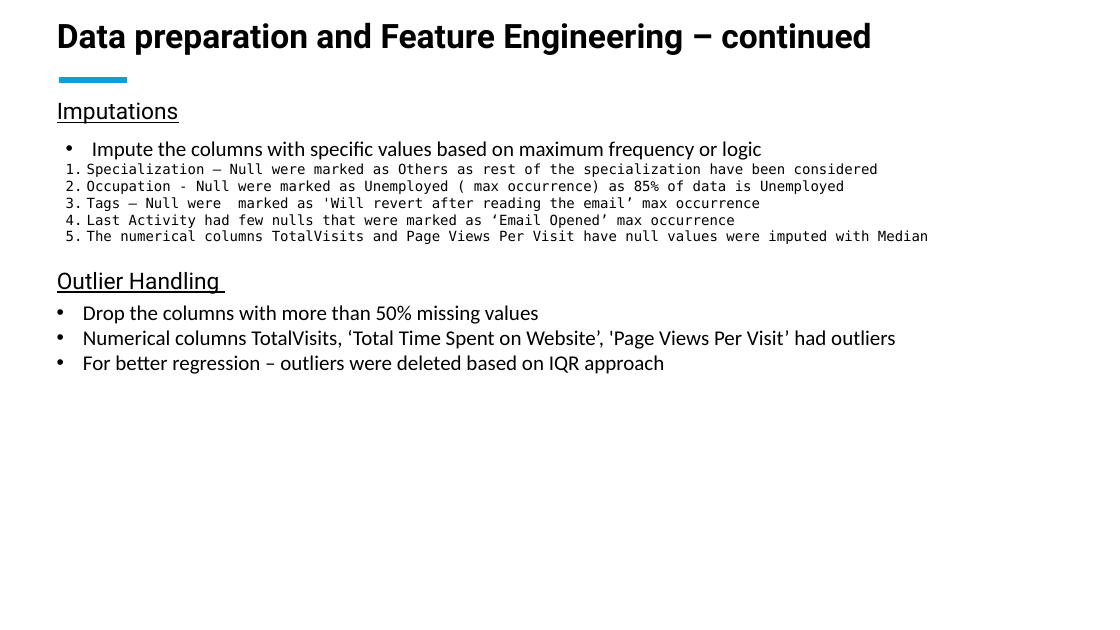
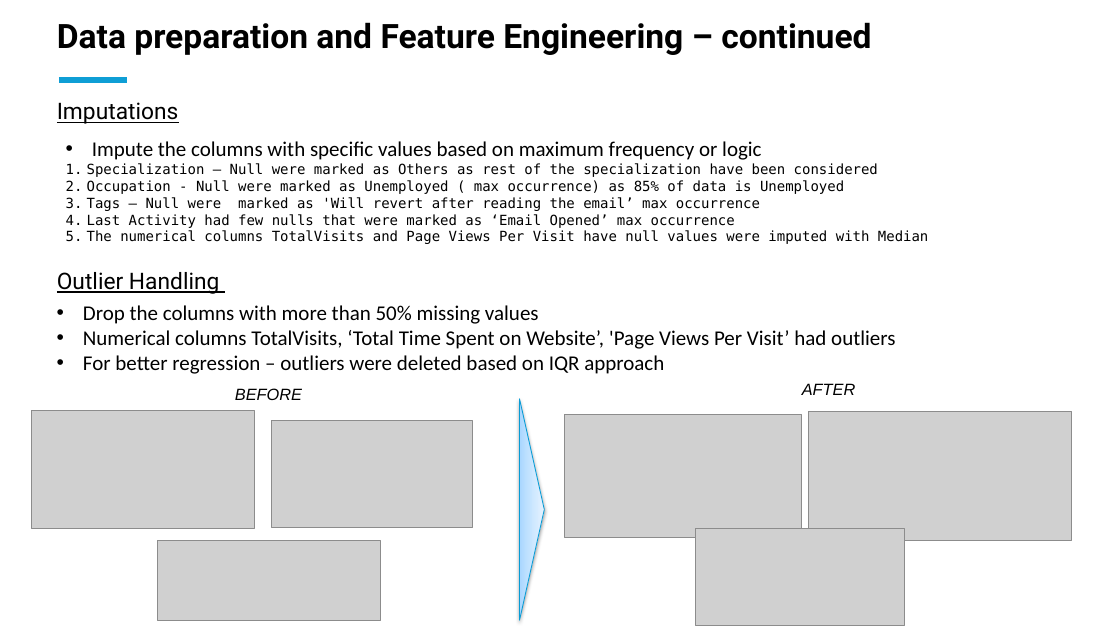
Before and after one commit to arsudwnall/LeadScoringAssignment_WAN, a slide deck: slide 5 of Presentation of Case Study.pptx. Drawn at 1120x630 pixels with LibreOffice and Linux fonts; fonts in the diff are those of the drawing; grey boxes stand for pictures. Boxes give left, top, right and bottom in pixels: in the first picture for what was removed or moved away, otherwise in the second. Text is boxed around its words. In the diff, an @@ line names an element or a change of style, - is before the commit and + after.

```diff
--- a/Presentation of Case Study.pptx
+++ b/Presentation of Case Study.pptx
@@ text added at bbox=[235, 388, 302, 400], 14 pt, text #000000, italic @@
+BEFORE
@@ text added at bbox=[802, 383, 856, 395], 14 pt, text #000000, italic @@
+AFTER
@@ picture added at bbox=[32, 411, 255, 529] @@
@@ triangle added at bbox=[520, 399, 544, 620], fill gradient #A9D7FF to #C2E2FF to #E8F4FF, outline #0A9DD5 0.75 pt @@
@@ picture added at bbox=[565, 415, 802, 538] @@
@@ picture added at bbox=[809, 412, 1072, 541] @@
@@ picture added at bbox=[272, 421, 473, 528] @@
@@ picture added at bbox=[695, 528, 904, 625] @@
@@ picture added at bbox=[158, 540, 381, 620] @@
```
Also in this commit, not shown: 1 other slide changed, 1 slide added.
